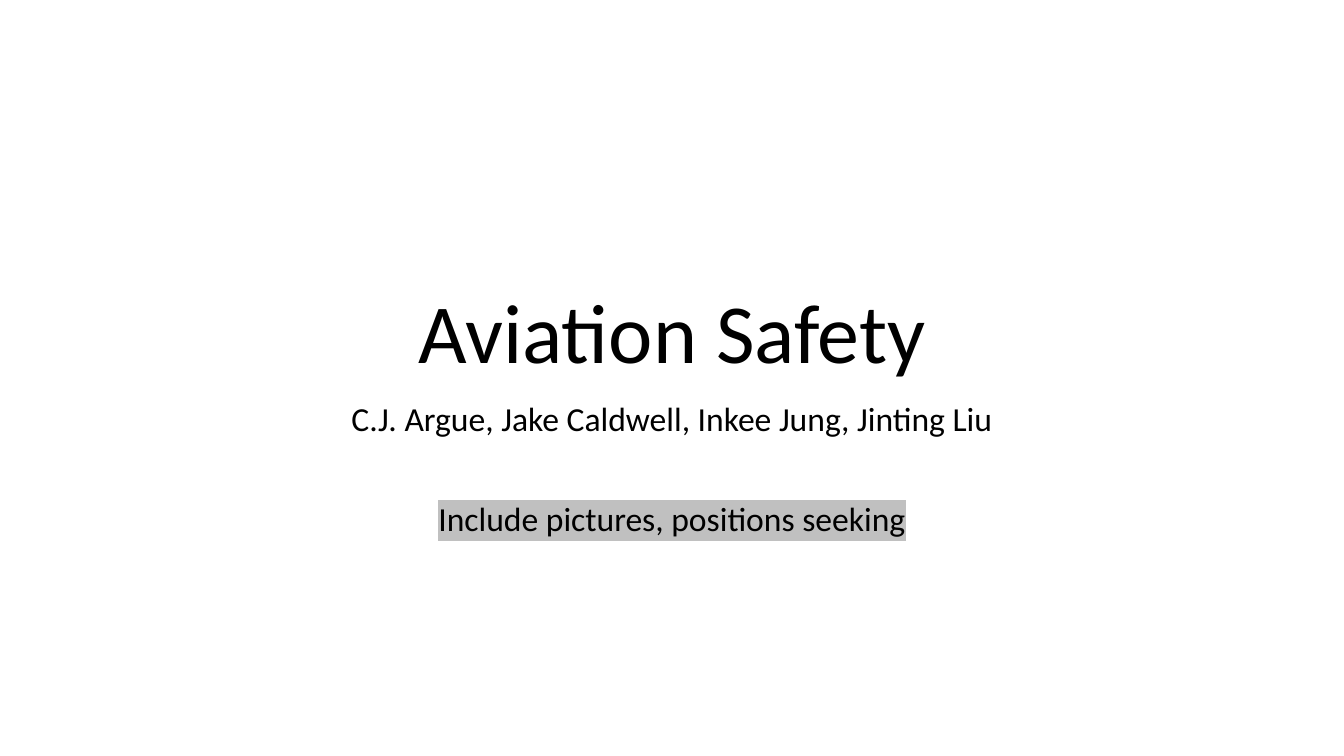
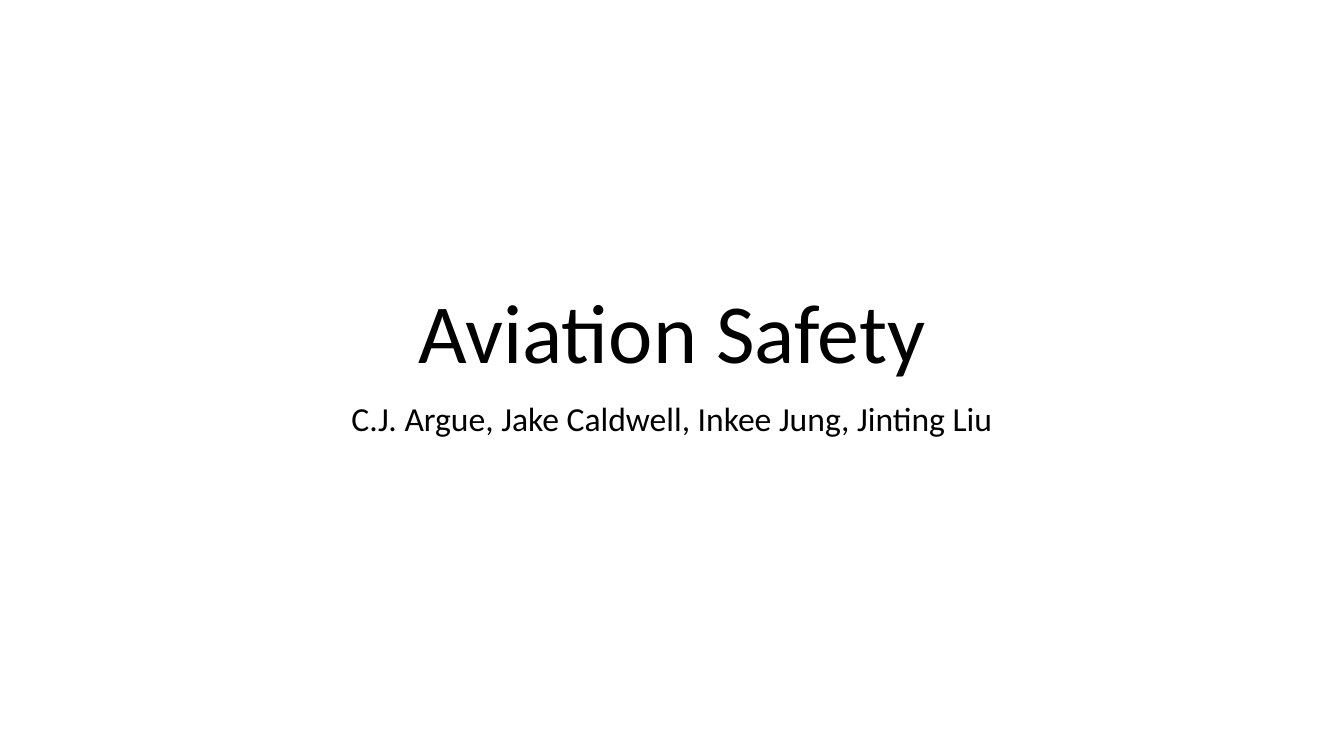
Before and after one commit to TheErdosInstitute-Summer2025-Project/aviation-project, a slide deck: slide 1 of deliverables/presentation_intro_problem_definition_data_collection.pptx. Drawn at 1344x756 pixels with LibreOffice and Linux fonts; fonts in the diff are those of the drawing. Boxes give left, top, right and bottom in pixels: in the first picture for what was removed or moved away, otherwise in the second. Text is boxed around its words. In the diff, an @@ line names an element or a change of style, - is before the commit and + after.

```diff
--- a/deliverables/presentation_intro_problem_definition_data_collection.pptx
+++ b/deliverables/presentation_intro_problem_definition_data_collection.pptx
@@ subtitle at (438,507,905,537): paragraph removed @@
-Include pictures, positions seeking
```
Also in this commit, not shown: 2 other slides changed, 1 slide removed.
